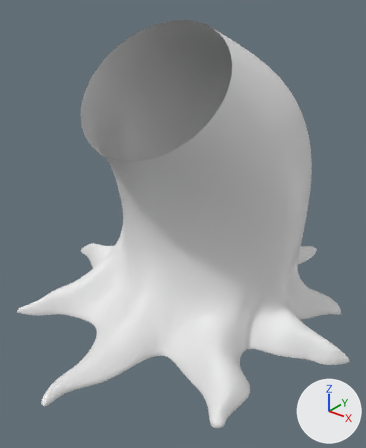
The Blender file Shaman.blend, before and after one commit.
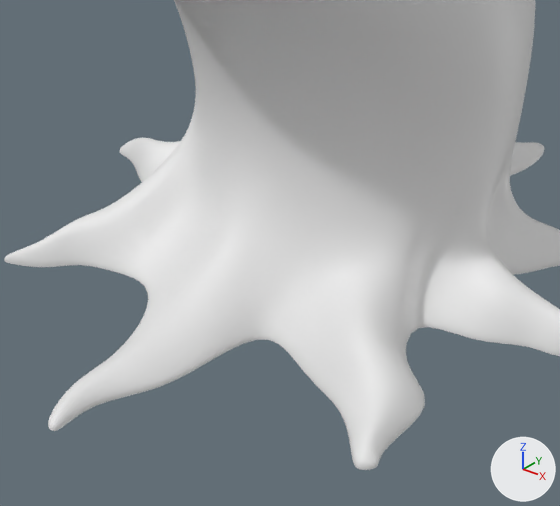
Old and new are each drawn whole from a 50 mm lens placed at (1.126, -1.543, 1.241), pointed at (0.026, -0.168, 0.389) and again close up on the part from 4% to 89% of the width and 37% to 100% of the height. The axes (+X, +Y, +Z) are drawn at lower right. The lights are the same throughout.
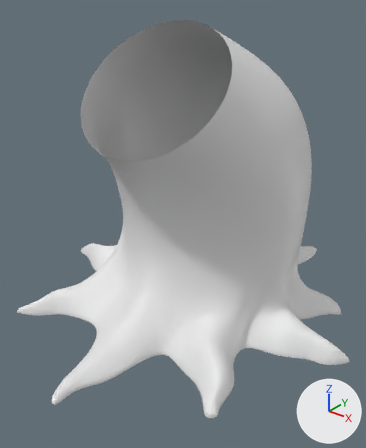
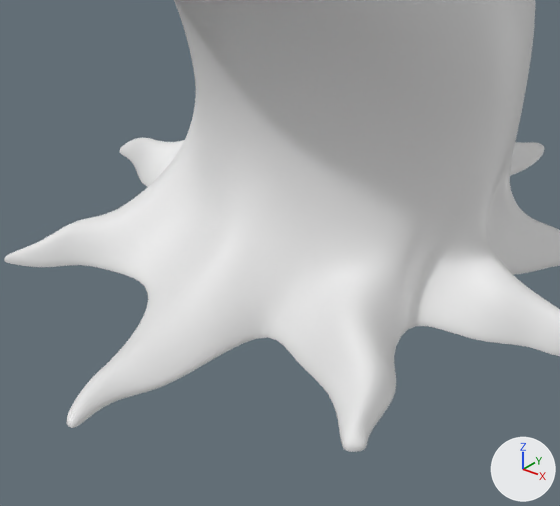
Diff of the bpy script that builds the scene:
```diff
--- a/Shaman.blend.py
+++ b/Shaman.blend.py
@@ me_circle @@
 me_circle.from_pydata(...)  # 450 vertices, 392 faces; spans x -2.61..2.6, y -1.37..3.73, z -5.3..0.15
 # used by ob_circle; location = (0.0, 0.217, 0.921); rotation_euler = (-0.81, 0.0, 0.0), in degrees (-46, 0, 0); delta_scale = (0.27, 0.27, 0.27)
-me_circle.vertices[196].co = (-1.05, 0.6, -3.01)
-me_circle.vertices[251].co = (-1.29, 0.49, -3.71)
+# me_circle part 1: all 2 vertices in x 1.92, y 0.99..1.03, z -3.95..-3.91 are moved by (-0.27, -0.05, -0.05)
+# me_circle part 2: all 19 vertices in x 1.01..1.9, y 0.39..1.07, z -4.57..-3.61 are moved by (-0.15, 0.05, 0.05)
+# me_circle part 3: all 11 vertices in x -0.23..0.05, y -0.31..-0.02, z -5.3..-4.95 are moved by (0.07, 0.07, 0.07)
+# me_circle part 4
+me_circle.vertices[196].co = (-1.05, 0.72, -3.12)
+me_circle.vertices[251].co = (-1.29, 0.61, -3.82)
```

Where the change shows, as pixel boxes [x1, y1, x2, y2] in the close-ups (560 x 506 px; the box of a moved part takes in the faces that stretch with it):
'Circle', reshaped
    before: [4, 0, 560, 470]
    after: [4, 0, 560, 452]
part 1 of me_circle, moved or reshaped
    before: [364, 324, 425, 445]
    after: [355, 313, 396, 428]
part 2 of me_circle, moved or reshaped
    before: [269, 254, 431, 470]
    after: [267, 253, 431, 452]
part 3 of me_circle, moved or reshaped
    before: [48, 352, 159, 431]
    after: [66, 351, 162, 428]
part 4 of me_circle, moved or reshaped
    before: [76, 119, 197, 252]
    after: [77, 121, 197, 254]
